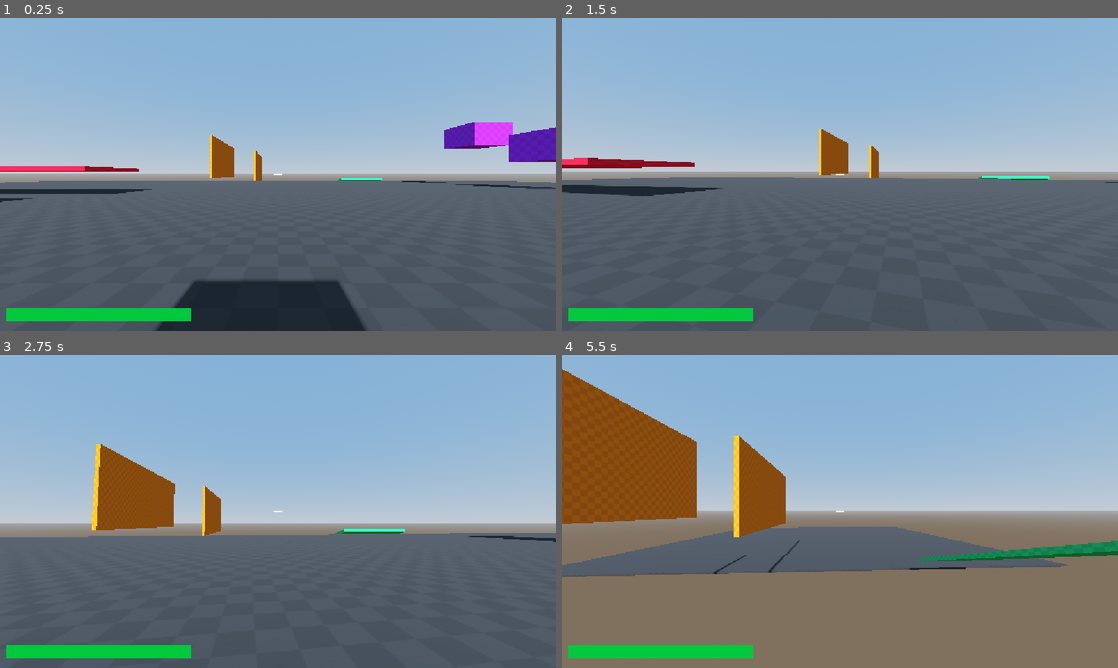
Above: before the commit, frames 1-4 (two rows, left to right).
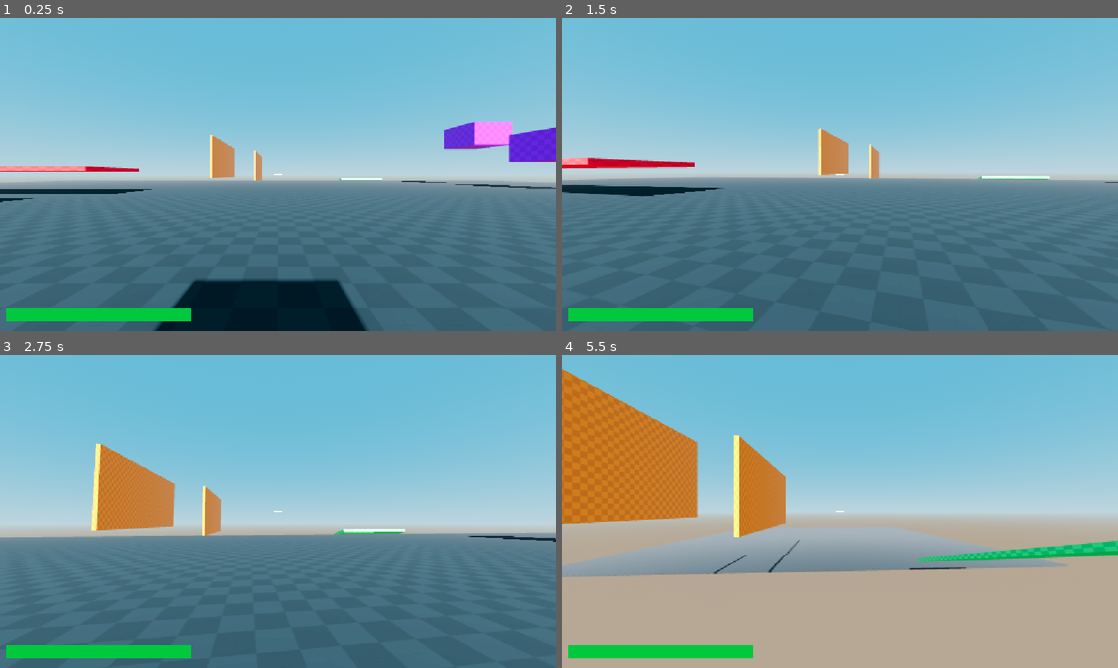
Above: after the commit, the same moments.

Repository: Lilhappy19/Karlson_remaster
Game: Godot game, scene res://scenes/main.tscn
The game is run twice, just before and just after one commit, with the same random seed, the same clock (stepped at 60 frames per second) and the same inputs.
Inputs (mouse positions are in pixels of both pictures, inside the frame that each line leads up to):
- Up to frame 1 (0.25 s): no input
- Up to frame 2 (1.5 s): tap Enter at 0.5 s; move the mouse to (867, 174) at 0.52 s; press the mouse at (867, 174) at 0.53 s; hold W (Move_Forward) from 0.53 s (still down); tap Space (Move_Jump) at 0.77 s; move the mouse to (812, 174) at 1.27 s; release the mouse at (812, 174) at 1.28 s; tap C (Move_Crouch_Slide) at 1.35 s
- Up to frame 3 (2.75 s): keep holding W (Move_Forward); tap Space (Move_Jump) at 1.52 s; move the mouse to (289, 505) at 2.02 s; hold Shift (Move_Sprint) from 2.03 s (still down)
- Up to frame 4 (5.5 s): keep holding W (Move_Forward); move the mouse to (834, 517) at 2.77 s; release Shift (Move_Sprint) at 2.78 s; click (834, 517) at 2.85 s; tap Space (Move_Jump) at 3.02, 3.77, 4.52 s; move the mouse to (878, 514) at 3.52 s; hold C (Move_Crouch_Slide) 3.53-4.28 s; move the mouse to (795, 508) at 4.27 s; tap Shift (Move_Sprint) at 4.35 s; move the mouse to (845, 511) at 5.02 s; press the mouse at (845, 511) at 5.03 s

The runs differ from the first frame. In frame 1, 54% of the frame differs, in the area x 0-100%, y 0-100%; in frame 2, 47%; in frame 3, 54%; in frame 4, 82%.

Commit message:
update: post processing

Diff:
--- a/project.godot
+++ b/project.godot
@@ -80,3 +80,5 @@
 
 textures/canvas_textures/default_texture_filter=0
 rendering_device/driver.windows="d3d12"
+anti_aliasing/quality/msaa_3d=2
+anti_aliasing/quality/use_taa=true
--- a/scenes/environment.tscn
+++ b/scenes/environment.tscn
@@ -1,16 +1,28 @@
 [gd_scene format=3 uid="uid://bynh1v4vlcotv"]
 
-[sub_resource type="ProceduralSkyMaterial" id="ProceduralSkyMaterial_o5qli"]
-sky_top_color = Color(0.52164996, 0.697493, 0.8449749, 1)
-sky_horizon_color = Color(0.76410985, 0.7968147, 0.8312929, 1)
-ground_bottom_color = Color(0.50216657, 0.43940255, 0.36903733, 1)
+[sub_resource type="ProceduralSkyMaterial" id="ProceduralSkyMaterial_y44tv"]
+sky_top_color = Color(0.21126899, 0.5606945, 0.70626724, 1)
+sky_horizon_color = Color(0.5513052, 0.67806137, 0.7334615, 1)
+ground_bottom_color = Color(0.5511339, 0.48598772, 0.4117305, 1)
+ground_horizon_color = Color(0.57011384, 0.69536096, 0.7390288, 1)
 
 [sub_resource type="Sky" id="Sky_0wfyh"]
-sky_material = SubResource("ProceduralSkyMaterial_o5qli")
+sky_material = SubResource("ProceduralSkyMaterial_y44tv")
 
 [sub_resource type="Environment" id="Environment_sugp2"]
 background_mode = 2
 sky = SubResource("Sky_0wfyh")
+tonemap_mode = 3
+ssr_enabled = true
+glow_enabled = true
+glow_bloom = 0.1
+fog_enabled = true
+fog_mode = 1
+fog_light_color = Color(0.583678, 0.6207399, 0.639559, 1)
+fog_density = 0.22
+fog_sky_affect = 0.115
+volumetric_fog_density = 0.1
+volumetric_fog_emission_energy = 0.1
 
 [node name="Environment" type="Node3D" unique_id=1925126528]
 
Not shown, changed: Game/Linux/Karlson_remaster.exe.pck
Not shown, changed: Game/Windows/Karlson_remaster.pck
